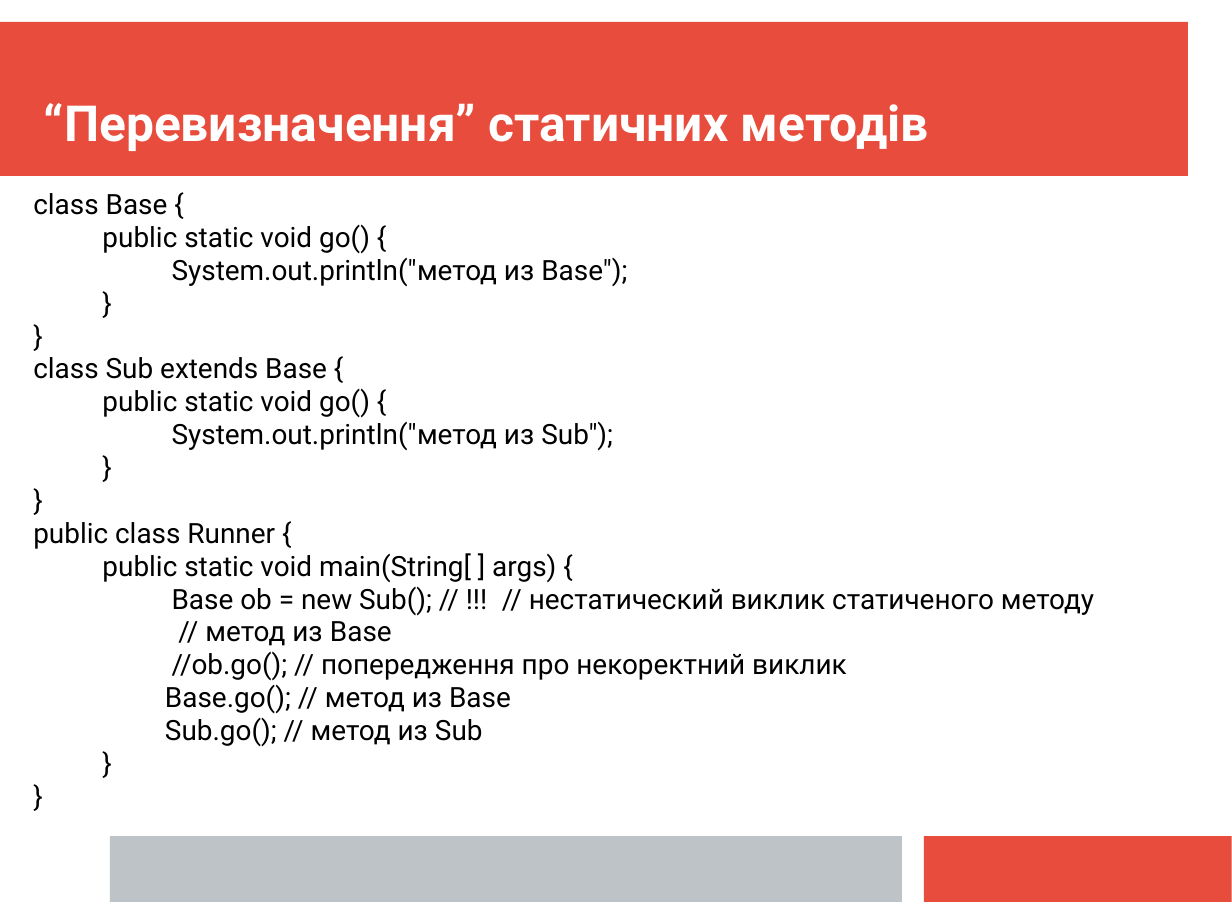
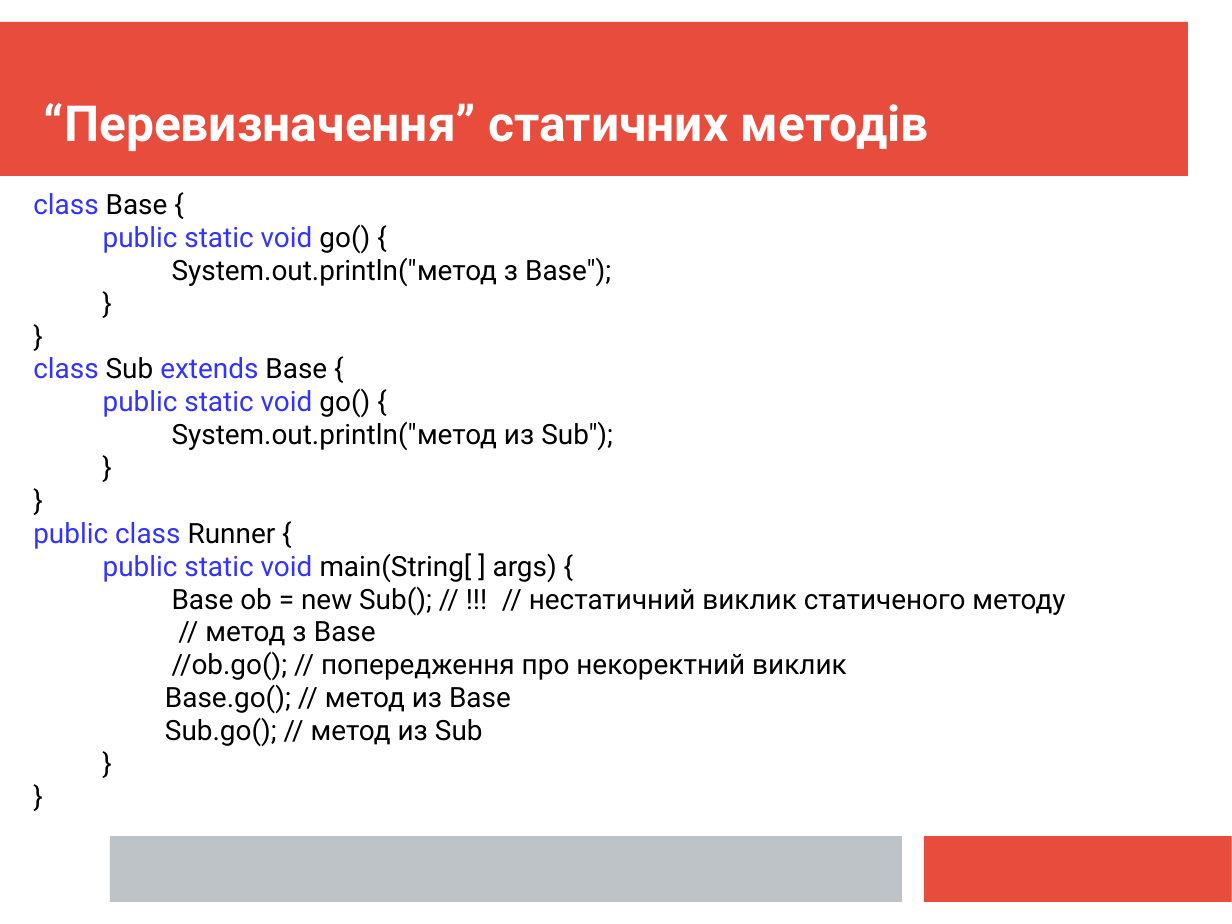
Before and after one commit to mecchmatProjects/JavaCourse, a slide deck: slide 17 of L03_OOP_Inher/JavaTutorUkr3oop.ppt. Drawn at 1232x924 pixels with LibreOffice and Linux fonts; fonts in the diff are those of the drawing. Boxes give left, top, right and bottom in pixels: in the first picture for what was removed or moved away, otherwise in the second. Text is boxed around its words. In the diff, an @@ line names an element or a change of style, - is before the commit and + after.

```diff
--- a/L03_OOP_Inher/JavaTutorUkr3oop.ppt
+++ b/L03_OOP_Inher/JavaTutorUkr3oop.ppt
@@ text at bbox=[33, 193, 847, 746]: text colour #000000 to #3333FF in "class", "public static void", "class extends", "public static void" and 2 more places @@
@@ text at bbox=[172, 258, 611, 286]: text changed @@
-System.out.println("метод из Base");
+System.out.println("метод з Base");
@@ text at bbox=[172, 586, 1065, 646]: text changed @@
-Base ob = new Sub(); // !!! // нестатический виклик статиченого методу
-// метод из Base
+Base ob = new Sub(); // !!! // нестатичний виклик статиченого методу
+// метод з Base
```
Also in this commit, not shown: 13 other slides changed, 1 other file.
